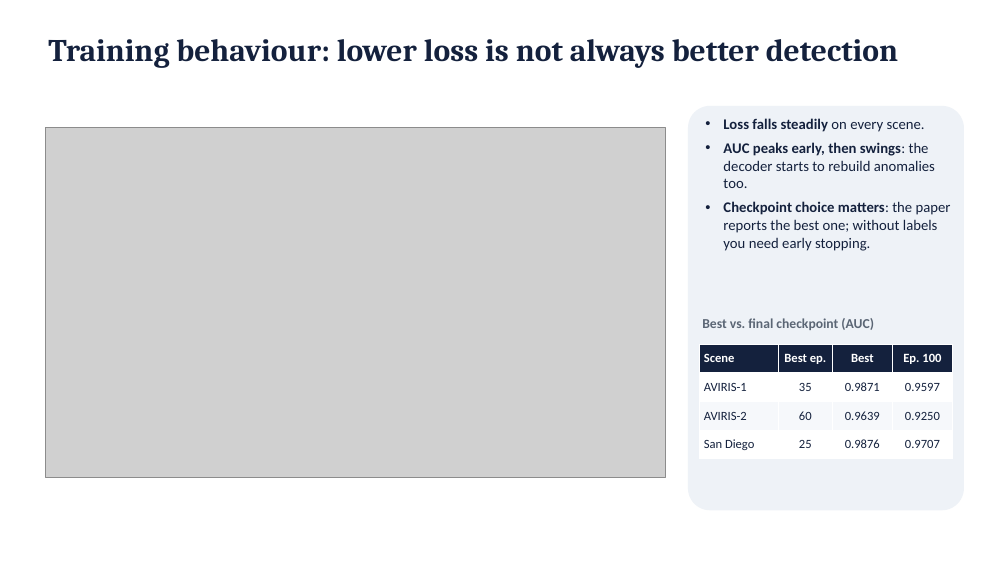
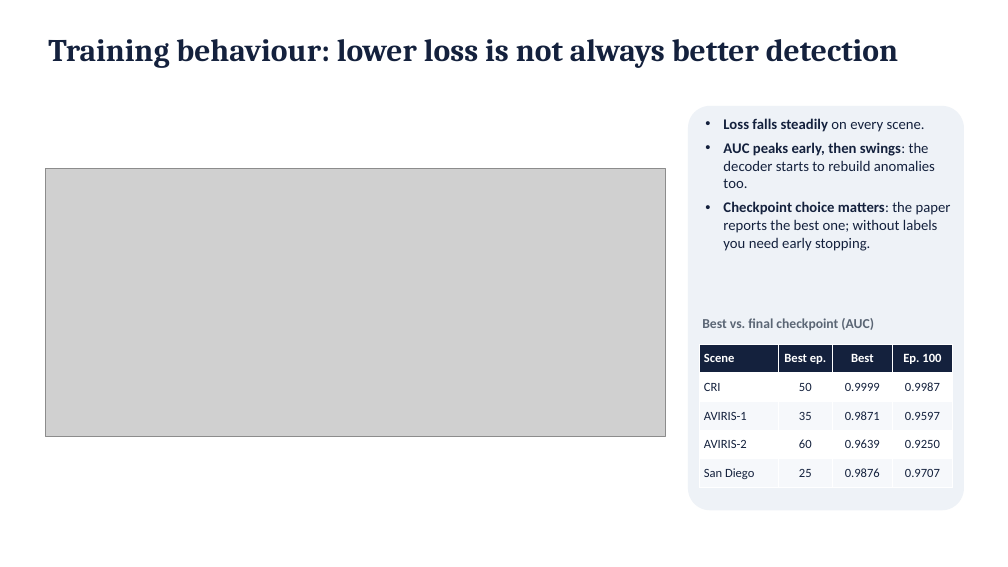
Before and after one commit to SaarthakG-Dtu/Hyperspectral_Anomaly_Detection, a slide deck: slide 23 of presentation/DMS2F-HAD_presentation.pptx. Drawn at 1008x567 pixels with LibreOffice and Linux fonts; fonts in the diff are those of the drawing; grey boxes stand for pictures. Boxes give left, top, right and bottom in pixels: in the first picture for what was removed or moved away, otherwise in the second. Text is boxed around its words. In the diff, an @@ line names an element or a change of style, - is before the commit and + after.

```diff
--- a/presentation/DMS2F-HAD_presentation.pptx
+++ b/presentation/DMS2F-HAD_presentation.pptx
@@ picture: place and size @@
-picture at bbox=[45, 128, 665, 478]
+picture at bbox=[45, 168, 665, 436]
@@ table at bbox=[699, 344, 954, 488] @@
+row 2: CRI | 50 | 0.9999 | 0.9987
```
Also in this commit, not shown: 6 other slides changed, 14 other files.
